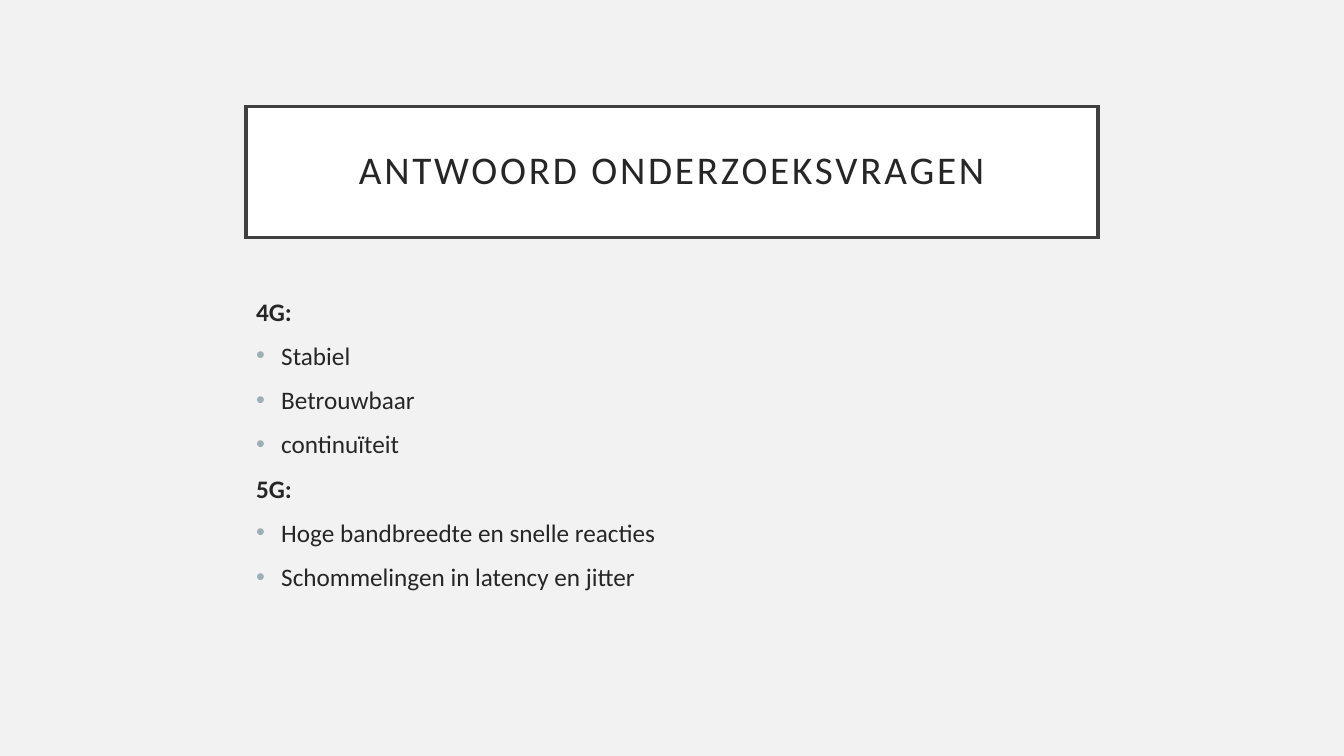
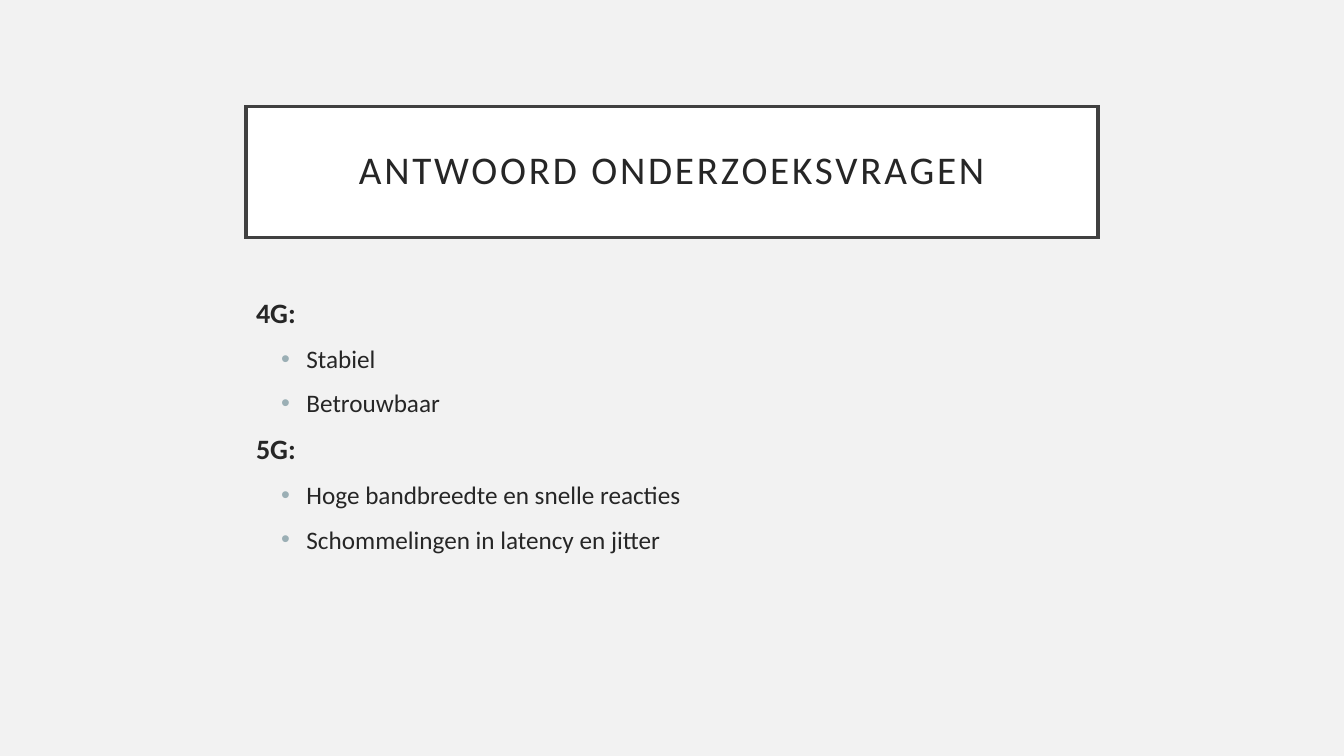
Before and after one commit to JanDeSomviele/Bachelorproef2025, a slide deck: slide 13 of Bachelorproef2025JanDeSomviele.odp (slide 14 before the commit). Drawn at 1344x756 pixels with LibreOffice and Linux fonts; fonts in the diff are those of the drawing. Boxes give left, top, right and bottom in pixels: in the first picture for what was removed or moved away, otherwise in the second. Text is boxed around its words. In the diff, an @@ line names an element or a change of style, - is before the commit and + after.

```diff
--- a/Bachelorproef2025JanDeSomviele.odp
+++ b/Bachelorproef2025JanDeSomviele.odp
@@ text "4G:" at box(256, 304, 680, 554): size 18 to 20 pt in "4G:", "5G:"; list level 1 to 2 in "Stabiel"; list level 1 to 2 in "Betrouwbaar"; list level 1 to 2 in "Hoge bandbreedte en snelle reacties"; list level 1 to 2 in "Schommelingen in latency en jitter" @@
@@ text at box(281, 435, 399, 453): paragraph removed @@
-• continuïteit
```
Also in this commit, not shown: 5 other slides changed, 1 slide added, 1 slide removed, 3 other files.
